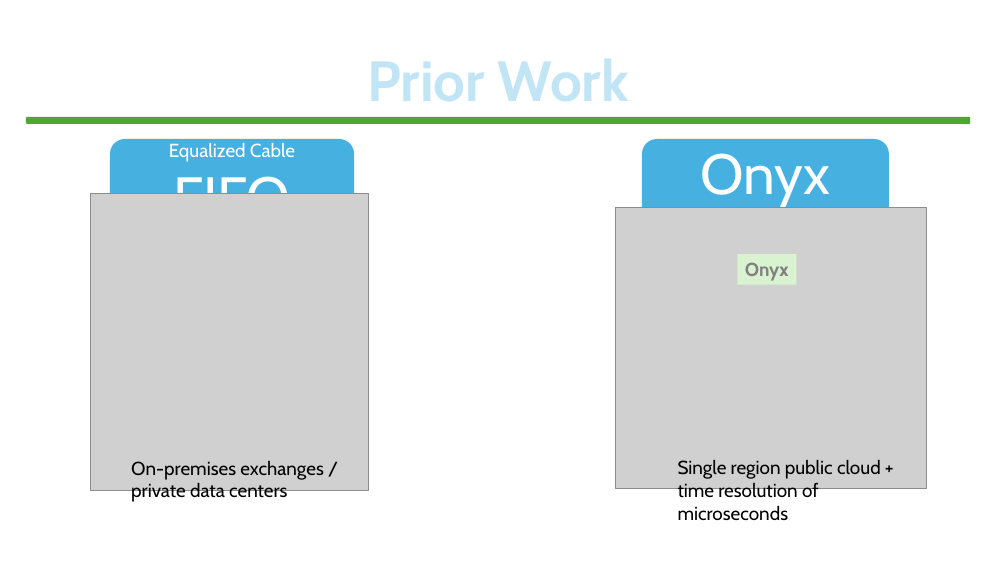
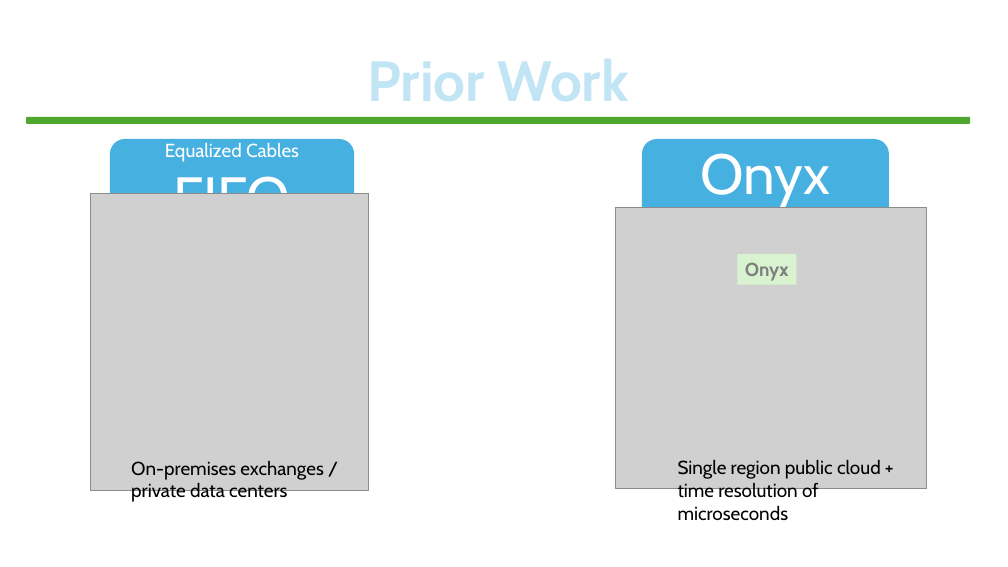
Before and after one commit to HaseebLUMS/Onyx-Presentation, a slide deck: slide 15 of tommy_hotnets_v2.pptx. Drawn at 1008x567 pixels with LibreOffice and Linux fonts; fonts in the diff are those of the drawing; grey boxes stand for pictures. Boxes give left, top, right and bottom in pixels: in the first picture for what was removed or moved away, otherwise in the second. Text is boxed around its words. In the diff, an @@ line names an element or a change of style, - is before the commit and + after.

Commit message:
updated

```diff
--- a/tommy_hotnets_v2.pptx
+++ b/tommy_hotnets_v2.pptx
@@ text in rounded rectangle at (x1=165, y1=143, x2=299, y2=194): text changed @@
-Equalized Cable
-FIFO
+Equalized Cables
+FIFO
```
Also in this commit, not shown: 1 other slide changed.
